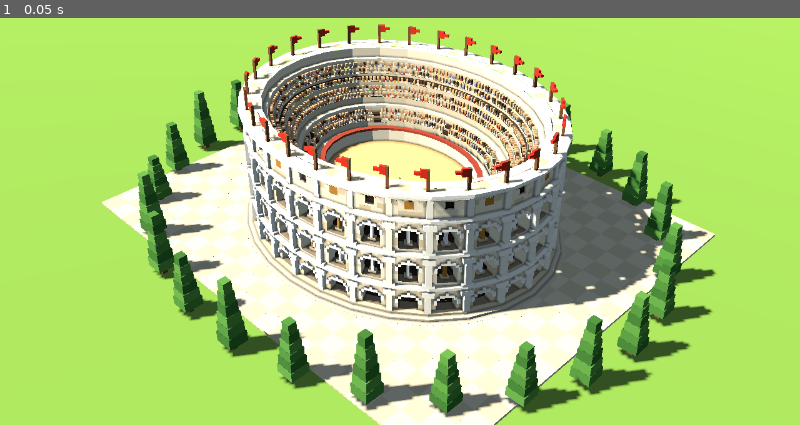
Above: before the commit, frame 1.
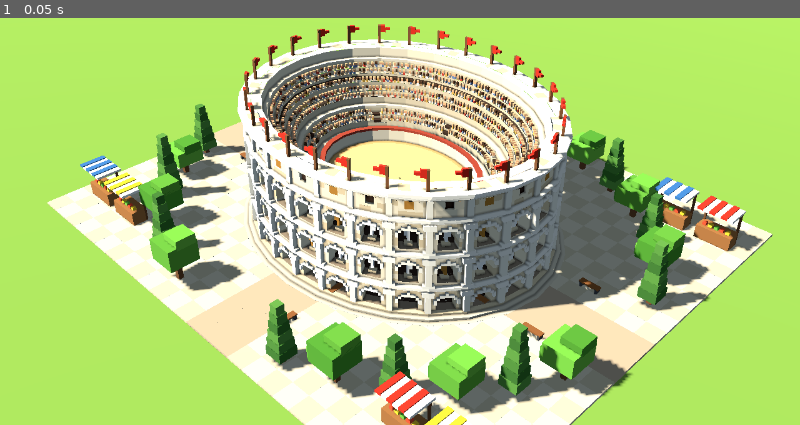
Above: after the commit, the same moment.

Repository: ramonfueglister/apoleia
Game: Godot game, scene res://main.tscn
Same seed, same stepped clock (60 frames per second), same inputs: the game is played once before the commit and once after it.
Inputs:
- Up to frame 1 (0.05 s): no input

The runs differ from the first frame. In frame 1, 22% of the frame differs, in the area x 5-97%, y 11-100%.

Commit message:
Colosseum: statue figures and a livelier plaza
Statues get legs, a raised arm and a head on a wider pedestal. The test
plaza gains a path cross, round voxel trees between the cypresses,
benches and market stalls with striped awnings.

Co-Authored-By: Claude Opus 5.5 (1M context) <noreply@anthropic.com>

Diff:
--- a/prototypes/colosseum/colosseum_mesh.gd
+++ b/prototypes/colosseum/colosseum_mesh.gd
@@ -25,7 +25,7 @@
 const ARENA_E := 0.5        # arena edge as a share of the radius
 const ROW_D := 0.25         # seat row depth
 const FINE := 0.125         # LOD0 voxel size; coarser LODs supersample at this step
-const CACHE := "user://colosseum_v7_%s.res"
+const CACHE := "user://colosseum_v8_%s.res"
 # Voxel sizes of the LODs, and the camera distances where each one shows.
 const LOD_VOXELS := [0.125, 0.25, 0.5]
 const LOD_RANGES := [0.0, 50.0, 140.0, 320.0, 6000.0]
@@ -140,15 +140,25 @@
 	var block := floori((dx + 0.5 * BAY_W) / 0.5 + 0.5 * (course % 2))
 	return STONE_B if absi(hash(Vector3i(variant, course, block))) % 100 < 28 else base
 
-## A statue on a pedestal in an upper arch; every third one is bronze.
+## A statue on a pedestal in an upper arch: legs, toga, one raised arm,
+## head. Every third one is bronze.
 static func _statue(dx: float, h: float, which: int) -> int:
 	var material := BRONZE if which % 3 == 0 else STATUE
+	var side := -1.0 if which % 2 == 0 else 1.0
+	var x := dx * side
 	if h < 0.125:
-		return STONE_MID if absf(dx) < 0.19 else EMPTY
+		return STONE_MID if absf(dx) < 0.25 else EMPTY
+	if h < 0.25:
+		return material if absf(dx) < 0.125 and absf(dx) > 0.02 else EMPTY
 	if h < 0.625:
-		return material if absf(dx) < 0.125 else EMPTY
+		if absf(dx) < 0.125:
+			return material
+		# The raised arm, from the shoulder up.
+		return material if x >= 0.125 and x < 0.25 and h >= 0.5 else EMPTY
 	if h < 0.75:
-		return material if absf(dx) < 0.07 else EMPTY
+		if absf(dx) < 0.07:
+			return material
+		return material if x >= 0.125 and x < 0.25 else EMPTY
 	return EMPTY
 
 ## Ambulatory behind the arches: floors, radial walls at the piers, a dark
--- a/prototypes/colosseum/main.gd
+++ b/prototypes/colosseum/main.gd
@@ -107,28 +107,73 @@
 ## Test-scene context in the same voxel language: a paved plaza in two
 ## stone tones and a ring of cypresses, as around Caesar III's colosseum.
 func _plaza() -> void:
-	var tiles := {Color("d9ccb2"): [], Color("cbbda0"): []}
+	# Paving in two stone tones, with a darker path cross to the four axes.
+	var tiles := {Color("d9ccb2"): [], Color("cbbda0"): [], Color("b8a58a"): []}
 	var keys := tiles.keys()
-	for x in range(-12, 12):
-		for z in range(-10, 10):
-			tiles[keys[(x + z) & 1]].append(Vector3(x + 0.5, 0.06, z + 0.5))
+	for x in range(-14, 14):
+		for z in range(-12, 12):
+			var key: Color = keys[2] if (absi(x) <= 1 or absi(z) <= 1) else keys[(x + z) & 1]
+			tiles[key].append(Vector3(x + 0.5, 0.06, z + 0.5))
 	for colour in keys:
 		_boxes(tiles[colour], Vector3(1, 0.12, 1), colour)
-	var greens := [Color("3f6b32"), Color("4d7c3a"), Color("5b8b42")]
 	var rng := RandomNumberGenerator.new()
 	rng.seed = 3
-	for i in 26:
-		var t := TAU * i / 26.0
-		var base := Vector3(cos(t) * 13.5, 0.0, sin(t) * 11.5)
-		_boxes([base + Vector3(0, 0.2, 0)], Vector3(0.25, 0.4, 0.25), Color("6b4a32"))
-		var h := rng.randf_range(2.2, 3.2)
-		var layers := 6
-		for k in layers:
-			var w := lerpf(0.9, 0.3, float(k) / layers)
-			var y := 0.4 + h * (k + 0.5) / layers
-			_boxes([base + Vector3(0, y, 0)], Vector3(w, h / layers, w), greens[(i + k) % greens.size()])
-
-func _boxes(at: Array, size: Vector3, colour: Color) -> void:
+	# Cypresses and round voxel trees alternate in a ring, off the paths.
+	for i in 32:
+		var t := TAU * (i + 0.5) / 32.0
+		var base := Vector3(cos(t) * 13.0, 0.12, sin(t) * 11.0)
+		if absf(base.x) < 2.5 or absf(base.z) < 2.5:
+			continue
+		if i % 2 == 0:
+			_cypress(base, rng.randf_range(2.2, 3.2), i)
+		else:
+			_round_tree(base, rng.randf_range(1.6, 2.2), i)
+	# Benches along the paths and market stalls at the corners.
+	for s in [-1, 1]:
+		for k in [4, 7, 10]:
+			_seat(Vector3(s * k, 0.12, 2.1), 0.0)
+			_seat(Vector3(s * k, 0.12, -2.1), 0.0)
+			_seat(Vector3(2.1, 0.12, s * (k - 1)), PI * 0.5)
+	var awnings := [[Color("c8372a"), Color("f2ebdd")], [Color("e0b03a"), Color("f2ebdd")], [Color("3f6fa0"), Color("f2ebdd")]]
+	var n := 0
+	for corner in [Vector3(-11, 0.12, -9.5), Vector3(11, 0.12, -9.5), Vector3(-11, 0.12, 9.5), Vector3(11, 0.12, 9.5)]:
+		for j in 2:
+			_stall(corner + Vector3((j - 0.5) * 2.4 * signf(corner.x), 0, 0), awnings[n % awnings.size()])
+			n += 1
+
+func _cypress(base: Vector3, h: float, i: int) -> void:
+	var greens := [Color("3f6b32"), Color("4d7c3a"), Color("5b8b42")]
+	_boxes([base + Vector3(0, 0.2, 0)], Vector3(0.25, 0.4, 0.25), Color("6b4a32"))
+	var layers := 6
+	for k in layers:
+		var w := lerpf(0.9, 0.3, float(k) / layers)
+		_boxes([base + Vector3(0, 0.4 + h * (k + 0.5) / layers, 0)], Vector3(w, h / layers, w), greens[(i + k) % greens.size()])
+
+## Urbek-like deciduous tree: trunk and a crown of stacked, offset cubes.
+func _round_tree(base: Vector3, h: float, i: int) -> void:
+	var greens := [Color("5f9a3c"), Color("6fae45"), Color("4f8a34")]
+	_boxes([base + Vector3(0, h * 0.25, 0)], Vector3(0.25, h * 0.5, 0.25), Color("6b4a32"))
+	_boxes([base + Vector3(0, h * 0.75, 0)], Vector3(1.5, h * 0.5, 1.5), greens[i % 3])
+	_boxes([base + Vector3(0.25, h * 1.05, -0.2)], Vector3(1.0, 0.5, 1.0), greens[(i + 1) % 3])
+	_boxes([base + Vector3(-0.45, h * 0.7, 0.35)], Vector3(0.75, 0.6, 0.75), greens[(i + 2) % 3])
+
+func _seat(at: Vector3, rot: float) -> void:
+	var b := Basis(Vector3.UP, rot)
+	_boxes([at + b * Vector3(0, 0.25, 0)], Vector3(1.0, 0.08, 0.3), Color("8a5a36"), rot)
+	for x in [-0.4, 0.4]:
+		_boxes([at + b * Vector3(x, 0.12, 0)], Vector3(0.1, 0.25, 0.3), Color("4a4a4a"), rot)
+
+## Market stall: counter, posts and a striped awning.
+func _stall(at: Vector3, stripes: Array) -> void:
+	_boxes([at + Vector3(0, 0.35, 0)], Vector3(1.8, 0.7, 0.8), Color("9a6a40"))
+	for x in [-0.85, 0.85]:
+		_boxes([at + Vector3(x, 0.9, -0.35)], Vector3(0.1, 1.8, 0.1), Color("6b4a32"))
+	for k in 6:
+		_boxes([at + Vector3(-0.75 + k * 0.3, 1.85 - 0.04 * (k % 2), 0.05)], Vector3(0.3, 0.12, 1.3), stripes[k % 2])
+	for k in 5:
+		_boxes([at + Vector3(-0.6 + k * 0.3, 0.78, 0.1)], Vector3(0.2, 0.15, 0.2), [Color("d9553a"), Color("e8c040"), Color("6fae45")][k % 3])
+
+func _boxes(at: Array, size: Vector3, colour: Color, rot := 0.0) -> void:
 	var box := BoxMesh.new()
 	box.size = size
 	var m := StandardMaterial3D.new()
@@ -139,6 +184,7 @@
 		var mi := MeshInstance3D.new()
 		mi.mesh = box
 		mi.position = p
+		mi.rotation.y = rot
 		add_child(mi)
 
 func _lods() -> void:
